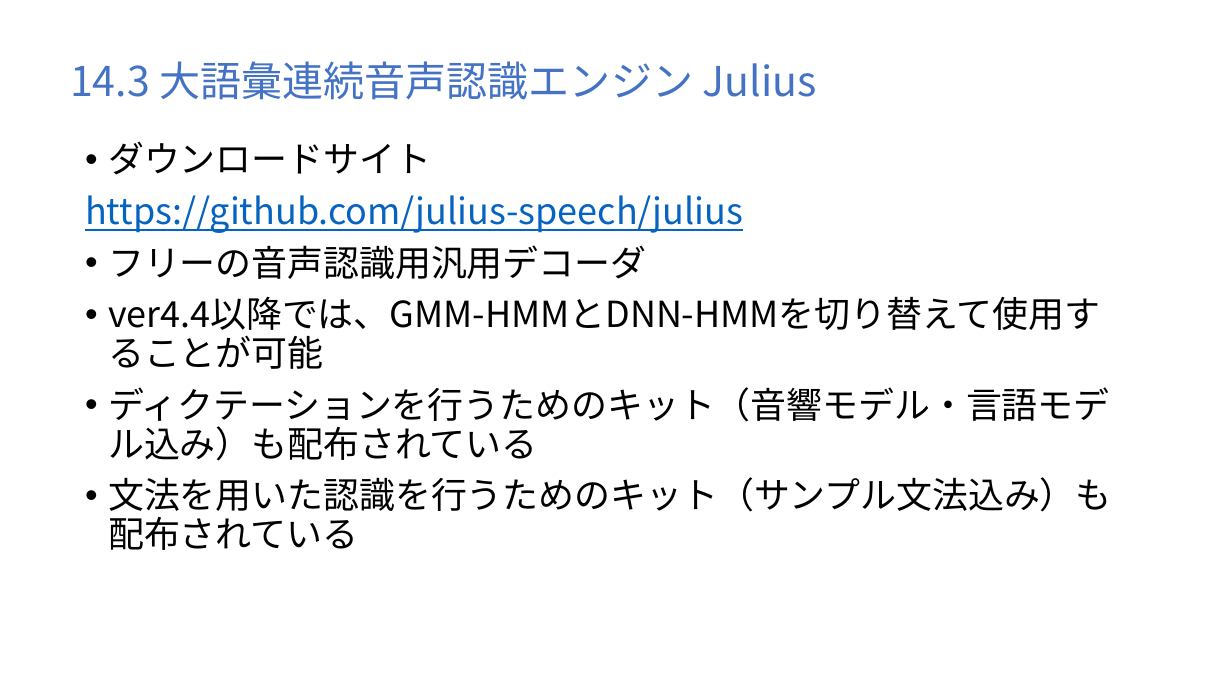
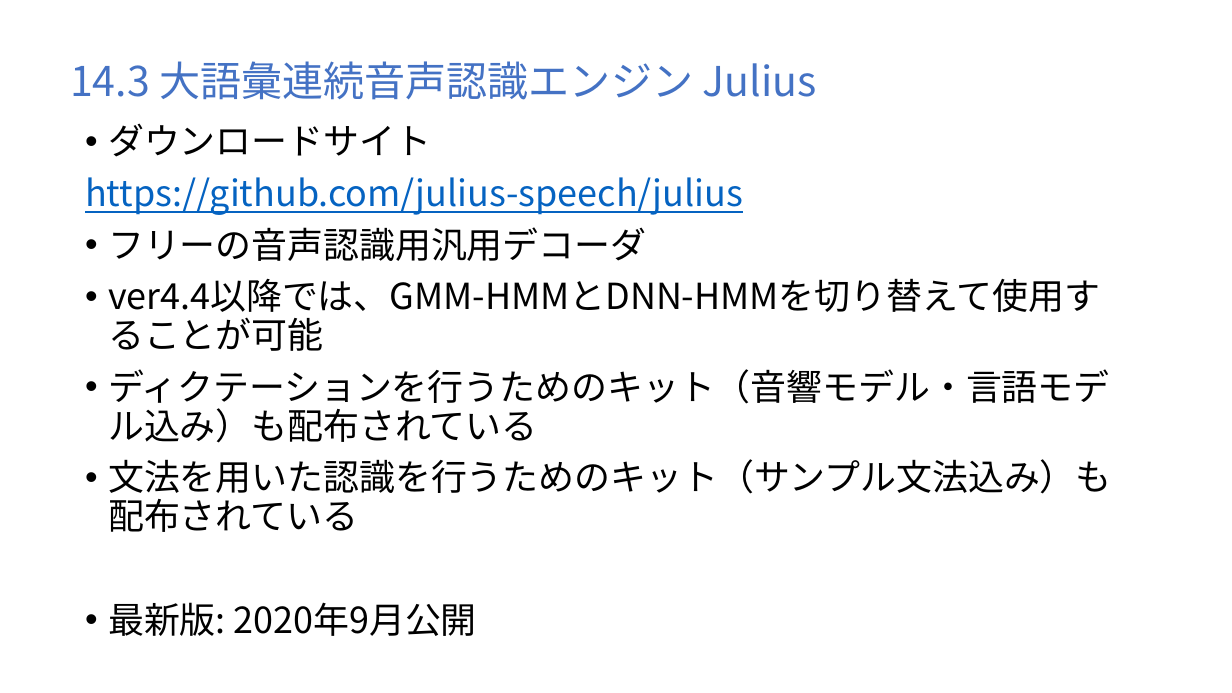
Before and after one commit to MasahiroAraki/GuideToASR, a slide deck: slide 4 of pptx/chap14.pptx. Drawn at 1232x693 pixels with LibreOffice and Linux fonts; fonts in the diff are those of the drawing. Boxes give left, top, right and bottom in pixels: in the first picture for what was removed or moved away, otherwise in the second. Text is boxed around its words. In the diff, an @@ line names an element or a change of style, - is before the commit and + after.

```diff
--- a/pptx/chap14.pptx
+++ b/pptx/chap14.pptx
@@ text at [85,123,1112,532]: paragraph added @@
+• 最新版: 2020年9月公開
@@ text "ダウンロードサイト": place and size @@
-text "ダウンロードサイト" at [85,141,1112,550]
+text "ダウンロードサイト" at [85,123,1112,532]
```
Also in this commit, not shown: 4 other slides changed.
